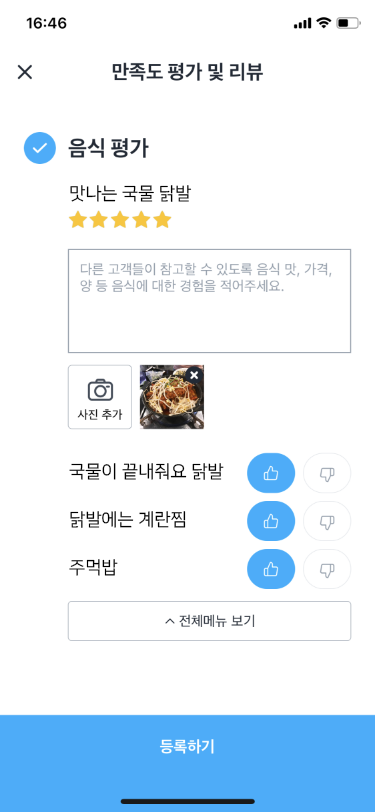
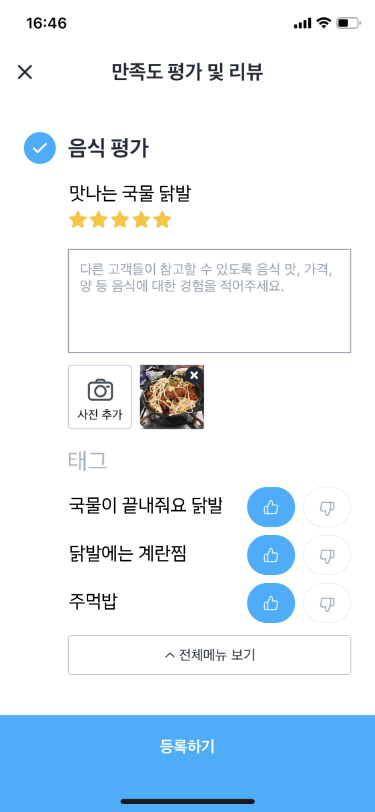
The second 375×812 image is a revision of the first. Changes to its layers:
added layer "Layer 5" above "사진등록후 copy" over [69, 451, 107, 471]
added layer "사진등록후 copy" above "사진등록후" over [67, 185, 352, 675]
hid group "사진등록후" (6 layers) over [67, 185, 352, 675]
painted on "Layer 2" over [67, 185, 352, 675]
removed layer "Layer 3" from group "사진등록후" over [67, 185, 352, 675]
